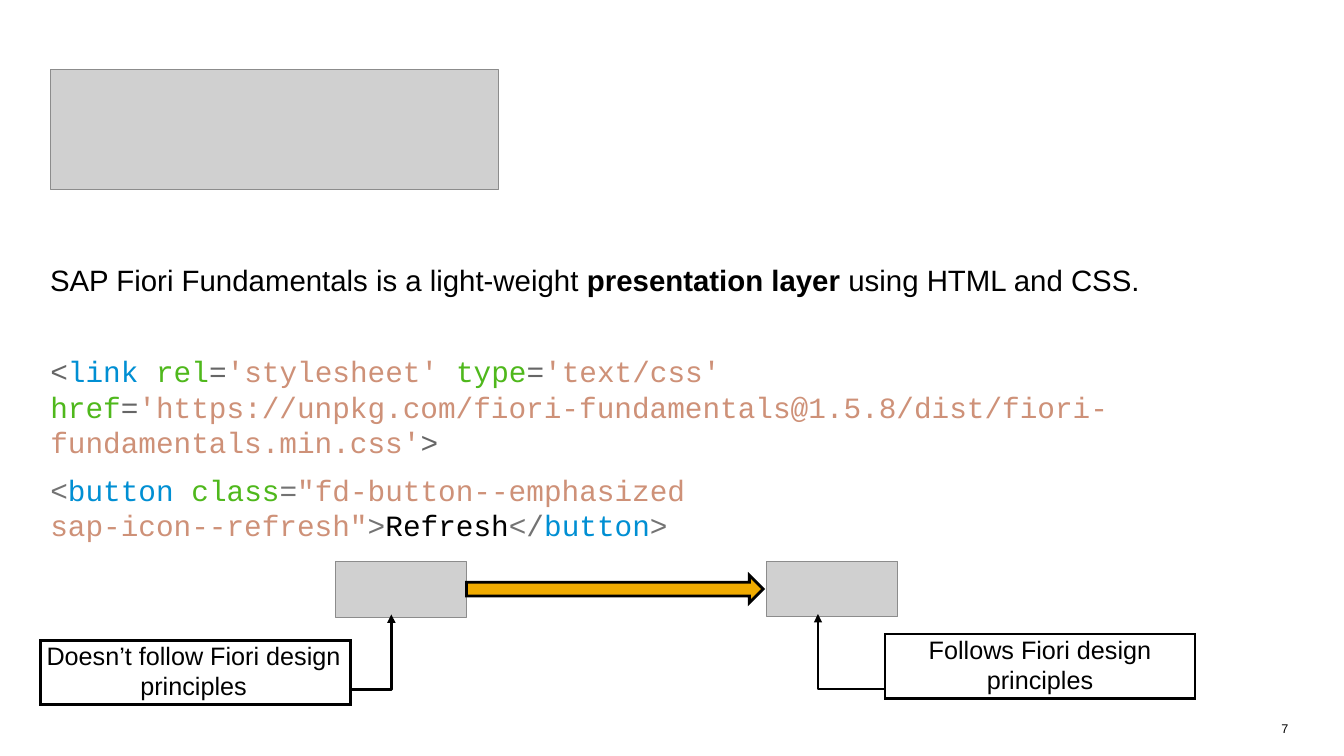
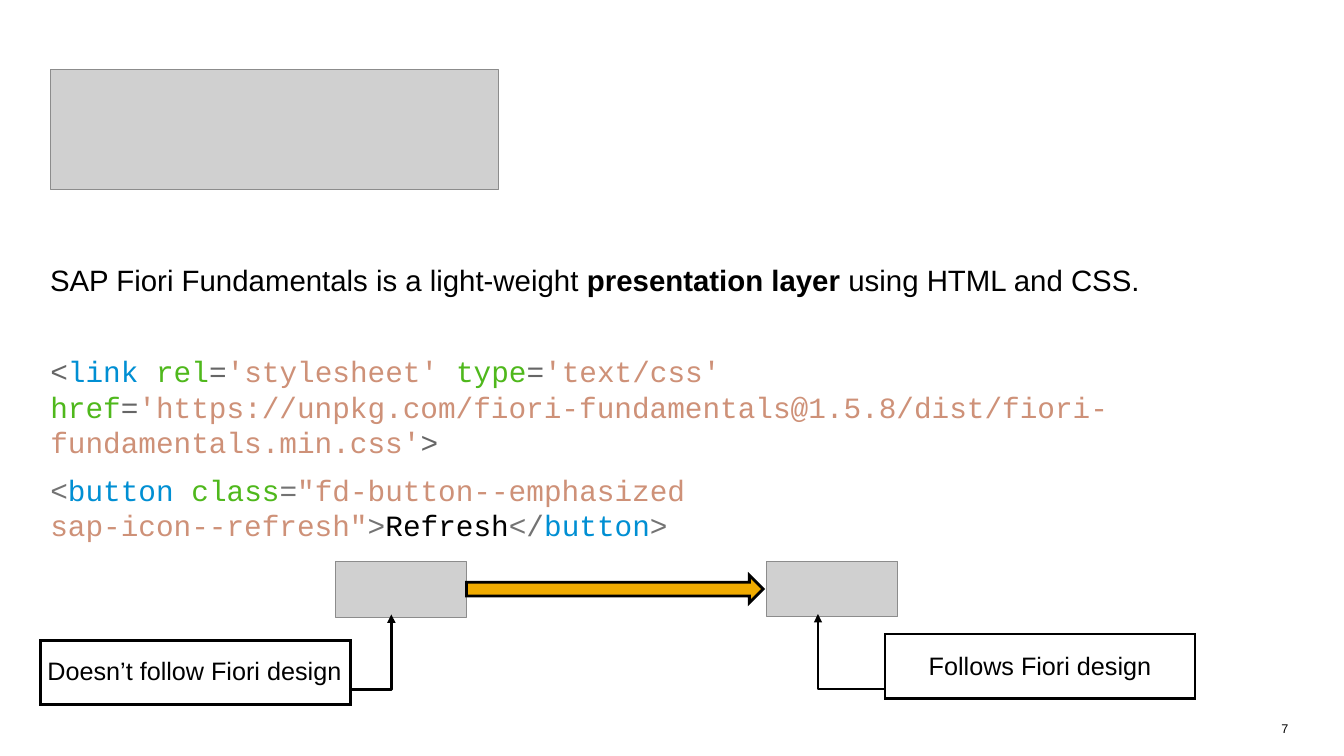
Before and after one commit to rishabh62/UI5con, a slide deck: slide 7 of UI5con.pptx. Drawn at 1344x756 pixels with LibreOffice and Linux fonts; fonts in the diff are those of the drawing; grey boxes stand for pictures. Boxes give left, top, right and bottom in pixels: in the first picture for what was removed or moved away, otherwise in the second. Text is boxed around its words. In the diff, an @@ line names an element or a change of style, - is before the commit and + after.

```diff
--- a/UI5con.pptx
+++ b/UI5con.pptx
@@ text at (x1=929, y1=656, x2=1151, y2=681): text changed @@
-Follows Fiori design
-principles
+Follows Fiori design
@@ text at (x1=47, y1=661, x2=341, y2=686): text changed @@
-Doesn’t follow Fiori design
-principles
+Doesn’t follow Fiori design
```
Also in this commit, not shown: 2 other slides changed.
